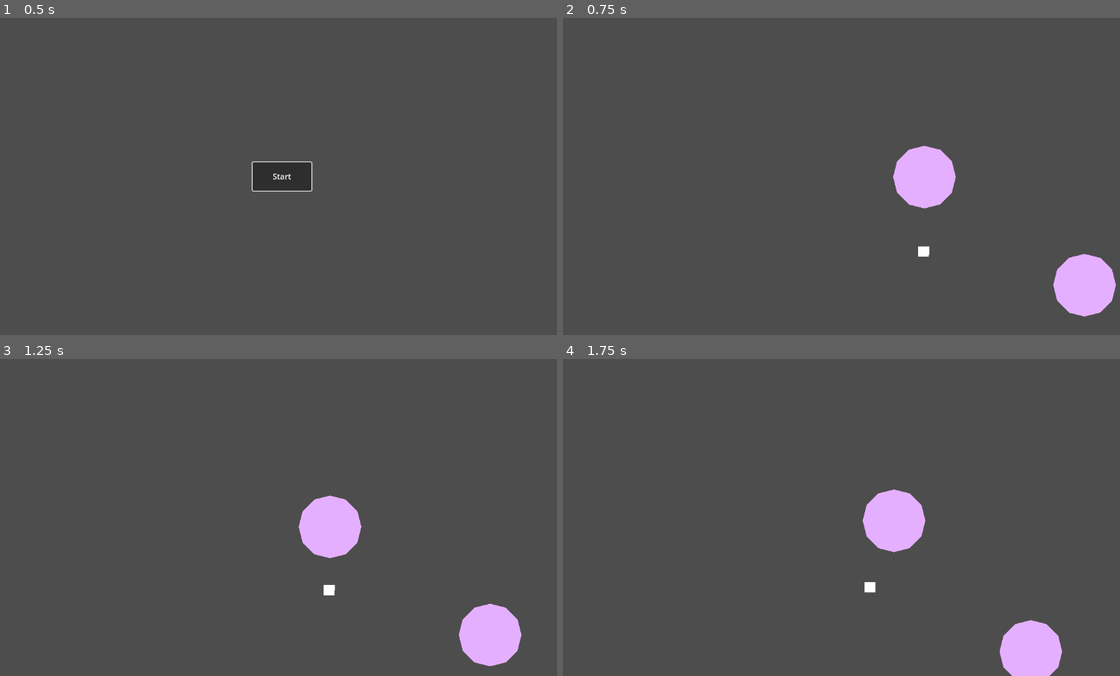
Above: before the commit, frames 1-4 (two rows, left to right).
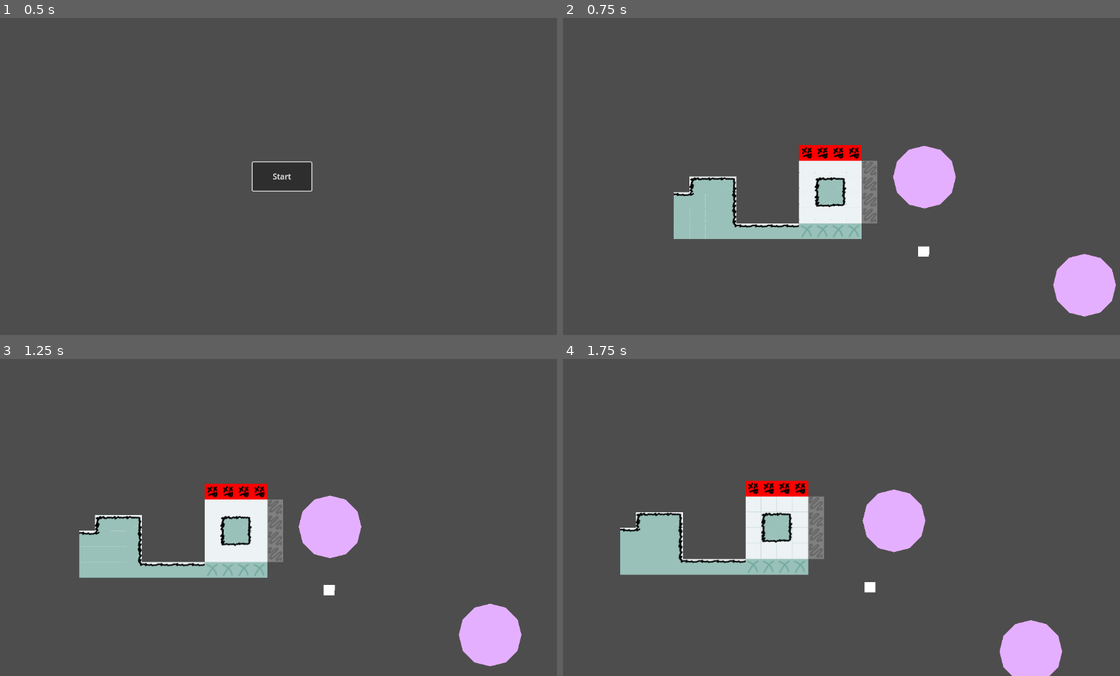
Above: after the commit, the same moments.

Repository: theascone/ggj25
Game: Godot game, scene res://scenes/menu.tscn
Two runs of this game, one before a commit and one after it. Both use one fixed random seed, a clock stepped at 60 frames per second and the inputs below.
Inputs:
- Up to frame 1 (0.5 s): no input
- Up to frame 2 (0.75 s): click "Start" at 0.5 s
- Up to frame 3 (1.25 s): no input
- Up to frame 4 (1.75 s): tap Enter (ui_accept) at 1.25, 1.52 s; hold D (move_right) from 1.28 s (still down); hold Space (split) from 1.28 s (still down)

Frame 1 is identical in both runs. In frame 2, 6.5% of the frame differs, in the area x 19-57%, y 40-70%; in frame 3, 6.5%; in frame 4, 6.6%, in the area x 10-47%, y 38-69%.

Commit message:
Added two tilesets, one rudimentary wall and a developer/level design tileset vor easy level painting

Diff:
--- /dev/null
+++ b/assets/tilesets/developer_tileset-02.svg
@@ -0,0 +1,137 @@
+<?xml version="1.0" encoding="utf-8"?>
+<!-- Generator: Adobe Illustrator 23.0.1, SVG Export Plug-In . SVG Version: 6.00 Build 0)  -->
+<svg version="1.1" id="Ebene_1" xmlns="http://www.w3.org/2000/svg" xmlns:xlink="http://www.w3.org/1999/xlink" x="0px" y="0px"
+	 viewBox="0 0 224 96" style="enable-background:new 0 0 224 96;" xml:space="preserve">
+<style type="text/css">
+	.st0{fill:#EDF2F4;}
+	.st1{fill:none;}
+	.st2{fill:none;stroke:#99C1B9;stroke-width:3;stroke-linecap:round;stroke-linejoin:round;}
+	.st3{fill:none;stroke:#000000;stroke-width:3;stroke-linecap:round;stroke-linejoin:round;}
+	.st4{fill:#99C1B9;}
+	.st5{fill:#FF0000;}
+	.st6{fill:#EDAFB8;}
+	.st7{fill:#D67B8C;}
+	.st8{fill:#F7E1D7;}
+	.st9{fill:#EDB8A4;}
+	.st10{fill:#DEDBD2;}
+	.st11{fill:#CCC2A8;}
+	.st12{fill:#6FA59B;}
+	.st13{fill:#C8B6FF;}
+	.st14{fill:#8E7DBE;}
+	.st15{fill:#4A5759;}
+	.st16{fill:#A2D2FF;}
+	.st17{fill:#2F3E3F;}
+	.st18{fill:#333333;}
+	.st19{fill:#808080;}
+	.st20{fill:#A3B18A;}
+	.st21{fill:none;stroke:#EDF2F4;stroke-width:3;stroke-linecap:round;stroke-linejoin:round;}
+	.st22{fill:#666666;}
+	.st23{fill:#74AA9F;}
+	.st24{fill:#F1E3D3;}
+	.st25{fill:#B0C4B1;}
+</style>
+<g>
+	<rect x="0" class="st5" width="32" height="32"/>
+</g>
+<rect x="0" y="32" class="st6" width="32" height="32"/>
+<rect x="0" y="64" class="st7" width="32" height="32"/>
+<rect x="32" y="32" class="st8" width="32" height="32"/>
+<rect x="32" y="64" class="st9" width="32" height="32"/>
+<rect x="64" y="32" class="st10" width="32" height="32"/>
+<rect x="64" y="64" class="st11" width="32" height="32"/>
+<g>
+	<rect x="96" y="32" class="st4" width="32" height="32"/>
+</g>
+<rect x="96" y="64" class="st12" width="32" height="32"/>
+<rect x="128" y="32" class="st13" width="32" height="32"/>
+<rect x="128" y="64" class="st14" width="32" height="32"/>
+<rect x="160" y="32" class="st15" width="32" height="32"/>
+<rect x="160" class="st16" width="32" height="32"/>
+<g>
+	<rect x="192" class="st5" width="32" height="32"/>
+</g>
+<rect x="160" y="64" class="st17" width="32" height="32"/>
+<g>
+	<rect x="192" y="32" class="st18" width="32" height="32"/>
+</g>
+<g>
+	<rect x="192" y="64" width="32" height="32"/>
+</g>
+<g>
+	<rect x="32" class="st1" width="32" height="32"/>
+</g>
+<g>
+	<rect x="64" class="st19" width="32" height="32"/>
+</g>
+<g>
+	<rect x="96" class="st4" width="32" height="32"/>
+</g>
+<rect x="128" class="st20" width="32" height="32"/>
+<rect x="32" class="st0" width="32" height="32"/>
+<g>
+	<g>
+		<path d="M6.1,9.6c2.1,1.8,4.3,3.6,6.5,5.3c1.5,1.2,3.6-0.9,2.1-2.1c-2.2-1.7-4.4-3.5-6.5-5.3C6.8,6.3,4.6,8.4,6.1,9.6L6.1,9.6z"/>
+	</g>
+</g>
+<g>
+	<g>
+		<path d="M8.8,17.6c1.7-3.9,3.9-7.4,6.7-10.6c1.3-1.4-0.8-3.6-2.1-2.1c-3,3.4-5.4,7.1-7.2,11.2C5.5,17.8,8.1,19.4,8.8,17.6
+			L8.8,17.6z"/>
+	</g>
+</g>
+<g>
+	<g>
+		<path d="M17.6,8.2c0.8,1.1,1.6,2.1,2.5,3.1c0.9,0.9,2.1,1.7,2.8,2.8c1,1.6,3.6,0.1,2.6-1.5c-0.7-1.1-1.7-1.9-2.7-2.8
+			c-1-0.9-1.8-1.9-2.6-3C19.1,5.2,16.5,6.7,17.6,8.2L17.6,8.2z"/>
+	</g>
+</g>
+<g>
+	<g>
+		<path d="M19.3,16.4c1.4-3.1,3.2-6,5.5-8.6c1.3-1.4-0.8-3.6-2.1-2.1c-2.5,2.7-4.5,5.8-5.9,9.2C16,16.7,18.5,18.2,19.3,16.4
+			L19.3,16.4z"/>
+	</g>
+</g>
+<g>
+	<g>
+		<path d="M9.2,24.3c5.2-2.1,10.6-3.7,16.1-4.7c-0.3-1-0.5-1.9-0.8-2.9c-0.2,0.1-0.3,0.1-0.5,0.2c-1.8,0.6-1,3.5,0.8,2.9
+			c0.2-0.1,0.3-0.1,0.5-0.2c1.8-0.6,1.1-3.2-0.8-2.9c-5.5,1-10.9,2.6-16.1,4.7C6.6,22.1,7.4,25,9.2,24.3L9.2,24.3z"/>
+	</g>
+</g>
+<g>
+	<g>
+		<path d="M14.9,21.5c0.9,3,3.8,6.1,7.2,5.5c3.8-0.7,4-4.9,3.5-7.9c-0.3-1.9-3.2-1.1-2.9,0.8c0.2,1.4,0.6,4.3-1.6,4.2
+			c-1.7-0.1-2.9-1.9-3.3-3.3C17.2,18.8,14.3,19.6,14.9,21.5L14.9,21.5z"/>
+	</g>
+</g>
+<g>
+	<g>
+		<path d="M18.7,21.5c-0.2-0.1,0.1,0.2,0.2,0.2c0.1,0.1,0.1,0.2,0.1,0.1c0,0.1,0.1,0.1,0.1,0.2c0.2,0.3,0.4,0.6,0.5,0.9
+			c0.4,0.7,1.4,0.9,2.1,0.5c0.7-0.4,0.9-1.3,0.5-2.1c-0.5-1-1.1-1.8-2-2.4c-0.7-0.5-1.7-0.1-2.1,0.5C17.7,20.2,18,21,18.7,21.5
+			L18.7,21.5z"/>
+	</g>
+</g>
+<g>
+	<g>
+		<path class="st22" d="M68.1,5.4c3.6-3.6-0.2,0.9-0.6,1.4c-0.7,1.1-1.4,2.2-1.7,3.6c-0.2,1.1-0.3,2.8,0.5,3.7c2.8,2.9,8-2.4,9.9-4
+			c1.3-1.1,4.3-4.5,6.2-4.5c2.1,0-0.7,1.5-1.4,2.2c-2.4,2.2-5.1,4.1-7.5,6.3c-2.5,2.3-7.8,7.4-4.9,11.3c2.6,3.7,7.8-0.8,10-2.6
+			c2.6-2.2,5-4.6,7.6-6.8c0.2-0.1,3.6-3.8,3.9-1.3c0.1,1-3,3.7-3.7,4.5c-1.7,1.8-7,6.7-4.7,9.6c2.7,3.3,8.4-2.8,10.7-3.7
+			c-0.6-0.6-1.2-1.2-1.8-1.8c-0.3,2-1.1,3.3-0.5,5.3c0.6,1.8,3.5,1,2.9-0.8c-0.4-1.2,0.3-2.5,0.5-3.7c0.2-1-0.7-2.3-1.8-1.8
+			c-1.7,0.7-4.2,3.4-5.8,3.5c-2.2,0.2,0.7-2.3,1.3-2.9c0.8-0.9,1.6-1.7,2.4-2.6c1.7-1.8,6.1-6.2,4-9c-2-2.7-5.9,0-7.8,1.4
+			c-2.2,1.7-4.1,3.6-6.1,5.4c-1.1,1-2.2,2-3.4,2.9c-0.7,0.6-1.5,1.2-2.4,1.7c-2.1-1.1-2.5-2.1-1.1-3.2c1-2.5,19.9-14.2,12.7-17.3
+			c-3.2-1.4-7.7,3-9.9,4.8c-0.6,0.5-4.2,3.9-4.6,3.7c-2.4-0.7,0.9-4.1,1.4-4.8c1-1.3,1.8-2.4,1.2-4c-0.2-0.5-0.5-1-1-1
+			c-2.5-0.4-4.6,0.7-6.3,2.5C64.6,4.7,66.7,6.8,68.1,5.4L68.1,5.4z"/>
+	</g>
+</g>
+<g>
+	<g>
+		<path class="st23" d="M103.5,28.2c4-7.8,10.3-18,18.5-22c1.7-0.8,0.2-3.4-1.5-2.6C112,7.7,105.2,18.4,101,26.6
+			C100.1,28.4,102.7,29.9,103.5,28.2L103.5,28.2z"/>
+	</g>
+</g>
+<g>
+	<g>
+		<path class="st23" d="M100.5,6.6c4.4,1.9,8.6,4.2,12,7.7c3.5,3.6,4.8,7.6,6.4,12.2c0.6,1.8,3.5,1,2.9-0.8
+			c-1.7-4.7-2.9-8.8-6.3-12.6C111.8,9,107,6.2,102,4C100.2,3.2,98.7,5.8,100.5,6.6L100.5,6.6z"/>
+	</g>
+</g>
+</svg>
--- /dev/null
+++ b/assets/tilesets/green_borders_Zeichenfläche 1.svg
@@ -0,0 +1,94 @@
+<?xml version="1.0" encoding="utf-8"?>
+<!-- Generator: Adobe Illustrator 23.0.1, SVG Export Plug-In . SVG Version: 6.00 Build 0)  -->
+<svg version="1.1" id="Ebene_1" xmlns="http://www.w3.org/2000/svg" xmlns:xlink="http://www.w3.org/1999/xlink" x="0px" y="0px"
+	 viewBox="0 0 224 96" style="enable-background:new 0 0 224 96;" xml:space="preserve">
+<style type="text/css">
+	.st0{fill:#EDF2F4;}
+	.st1{fill:none;}
+	.st2{fill:none;stroke:#99C1B9;stroke-width:3;stroke-linecap:round;stroke-linejoin:round;}
+	.st3{fill:none;stroke:#000000;stroke-width:3;stroke-linecap:round;stroke-linejoin:round;}
+	.st4{fill:#99C1B9;}
+	.st5{fill:none;stroke:#EDF2F4;stroke-width:3;stroke-linecap:round;stroke-linejoin:round;}
+</style>
+<rect class="st0" width="96" height="96"/>
+<g>
+	<rect class="st1" width="96" height="96"/>
+</g>
+<g>
+	<g>
+		<polyline class="st2" points="3.2,6.9 5.8,5.5 5.7,8.8 15.5,3.1 8,11.1 15.3,6.9 4,17.7 26.1,4.9 1.7,22.3 34.2,3.6 4.2,24.1
+			38.9,4.1 2.2,29.2 41.1,6.7 7.3,29.5 47.6,6.3 7.4,32.9 56.3,4.7 7.2,36.8 62.4,4.9 5.8,41 70.8,3.5 3.8,44.6 70,6.4 7.4,46.2
+			79.7,4.5 6.5,50.7 82.4,6.8 1.6,56.7 90,5.7 6.2,57.5 90.5,8.8 5.3,60.9 87.8,13.3 5.1,64.1 87.9,16.3 5.6,66.2 89.3,17.8
+			7.7,69.4 91.5,21 1.7,75.4 90.7,24 4.9,76.4 92.7,25.7 2.5,82.1 92.1,30.4 3.3,85.3 89.3,35.7 2.8,89 93.2,36.8 6,91.6 88.3,44.1
+			13.9,90.5 89.4,46.9 19.2,91.8 89.5,51.2 29.9,89.9 88.9,55.8 32.1,92.8 90.6,59.1 40.9,92 93.7,61.5 51,90.4 94.1,65.5 53.5,92
+			90.8,70.4 64.6,89.3 89.7,74.8 68.9,91 93.3,77 76.5,89.1 92.4,80 80.5,89.6 93,82.4 85,89.7 89.4,87.2 89.8,90.6 92.7,88.9 		"/>
+		<g>
+			<polyline class="st3" points="8.8,4.5 11.2,3.1 11.6,6.6 17.6,3.1 18.6,6.4 20.4,5.4 22.6,6.5 26.7,4.1 28.9,5.5 30.5,4.5
+				35.9,5.8 40.7,3.1 41.2,7.1 47.5,3.4 50.7,5.5 52.3,4.5 57.5,5.5 59.1,4.5 63.6,4.5 65.9,3.1 65.5,6.7 71.5,3.2 75.6,5.4
+				77.2,4.5 79.7,5.4 81.3,4.5 85.2,5.4 86.8,4.5 90.5,5.6 91.4,5.1 90.5,10.1 91.4,9.5 90.7,13.9 93,12.5 90.5,17.8 91.4,17.3
+				90.5,21.9 91.5,21.4 90.3,26.5 94.6,24 89.3,31.3 91.7,29.9 92,33.6 94.3,32.3 90.5,38.5 91.5,38 90.5,41.5 91.5,41 88.1,47.6
+				89.7,46.6 90.5,49.9 91.5,49.4 88,55.3 93.8,52.1 90.5,56.9 91.5,56.3 88,61.9 89.9,60.8 90.5,63.9 91.5,63.4 90.4,67.1
+				92.2,66.1 88.9,71.4 91.5,70 90.5,74.4 91.5,73.9 91.7,77.5 93.4,76.6 90.6,81.7 91.5,81.2 90.8,84.7 93,83.4 90.6,88.7
+				91.5,88.2 			"/>
+			<polyline class="st3" points="2.8,6.5 5.3,5 5.2,8.3 8.8,6.2 4.6,12.4 5.4,11.8 3.5,17.2 5.7,15.9 1.3,21.8 7.9,18 3.7,23.7
+				7,21.8 1.7,28.7 2.5,28.3 4.6,30.4 5.5,29.9 4.6,33.8 5.5,33.3 4.6,37.6 5.5,37.1 5.3,40.6 8,39 4.6,43.4 5.5,42.9 4.6,47.1
+				5.5,46.6 4.6,51 5.5,50.5 1.1,56.3 4.5,54.3 4.6,57.7 5.5,57.2 4.6,60.6 5.5,60.1 4.6,63.6 5.5,63.1 4.6,66 5.5,65.5 4.6,70.4
+				5.5,69.9 1.2,74.9 5.3,72.6 4.5,76 7.3,74.4 2,81.6 6.6,79 2.8,84.9 3.8,84.3 2.3,88.6 7.7,85.4 3.9,92.1 3.9,92.1 10.9,91.5
+				12.5,90.6 17.1,92.3 18.6,91.4 25.9,91.5 27.5,90.6 30,93.3 34.3,90.8 38.8,92.5 44.8,89 48.9,90.8 52.5,88.8 51.4,92.5
+				54.6,90.6 59.5,91.5 61.1,90.5 66.8,91.5 70.8,89.2 71.2,91.5 72.8,90.5 78.4,90.1 79.5,89.4 80.6,91.4 82.2,90.5 87.7,91
+				90.3,89.5 			"/>
+		</g>
+	</g>
+</g>
+<rect x="96" class="st0" width="32" height="32"/>
+<g>
+	<rect x="128" class="st4" width="32" height="32"/>
+</g>
+<g>
+	<rect x="128" y="32" class="st4" width="32" height="32"/>
+</g>
+<rect x="160" y="32" class="st0" width="32" height="32"/>
+<g>
+	<rect x="160" class="st4" width="32" height="32"/>
+</g>
+<g>
+	<rect x="192" class="st4" width="32" height="32"/>
+</g>
+<g>
+	<rect x="192" y="32" class="st4" width="32" height="32"/>
+</g>
+<g>
+	<rect x="192" y="64" class="st4" width="32" height="32"/>
+</g>
+<g>
+	<rect x="160" y="64" class="st4" width="32" height="32"/>
+</g>
+<g>
+	<rect x="128" y="64" class="st4" width="32" height="32"/>
+</g>
+<rect x="96" y="64" class="st0" width="32" height="32"/>
+<g>
+	<rect x="96" y="64" class="st4" width="32" height="32"/>
+</g>
+<g>
+	<rect x="96" y="32" class="st4" width="32" height="32"/>
+</g>
+<g>
+	<g>
+		<polyline class="st5" points="155.5,27.6 157.6,26.4 156,29.9 159.8,27.7 155.9,33.5 166.4,27.4 152.8,38.9 174.4,26.4
+			154.6,42.1 183.6,25.3 156.5,45.5 189.2,26.7 155.7,48.6 193.4,26.8 156.8,51.8 200,26.8 158.3,53.5 197.5,30.9 154.3,58.2
+			196.1,34.1 153.6,62.3 199.5,35.8 154.9,65.4 195,42.2 157.4,67.2 199.5,42.9 159.8,69.8 198,47.8 168.2,67.9 199.5,49.9
+			169.7,70.2 195.5,55.3 178.3,69.5 196.9,58.7 183.3,70.4 194,64.2 191.5,69.4 196.8,66.3 		"/>
+		<g>
+			<polyline class="st3" points="154.2,29.1 156.1,28 160.8,28.4 162,27.8 168.7,27.5 170.3,26.5 172.9,29.1 179,25.6 180.5,28.3
+				182.2,27.3 189.5,26.5 190.9,25.7 193,27.4 194.6,26.5 198.6,28.5 200.1,27.7 196.5,32.8 197.4,32.3 195.2,37.1 198.8,35
+				199,38.5 199.6,38.2 194.1,45.1 194.5,44.8 196.5,47.9 197.5,47.4 195.5,51.8 199.2,49.6 197.1,53.8 197.8,53.3 195,59.2
+				196.5,58.3 196.5,61.2 197.5,60.6 194,67.2 194.7,66.8 			"/>
+			<polyline class="st3" points="155,27.1 157.1,25.9 154.6,30 155.4,29.5 154.6,33.5 155.4,33 152.3,38.4 156.4,36 154.1,41.6
+				158.4,39.1 154.6,45.9 155.5,45.4 155.2,48.1 155.8,47.8 156.3,51.3 158.5,50 154.6,54.9 155.5,54.4 153.8,57.7 154.6,57.3
+				153.1,61.9 158,59 154.6,64.8 155.5,64.3 156.9,66.8 158,66.2 157.6,70.3 161.7,68 166,68.4 168.3,67.1 167.6,70.7 169.8,69.4
+				176.1,70 178.5,68.6 181.2,70.9 182.2,70.3 189.4,69.9 191.5,68.6 195,70 199.7,67.3 			"/>
+		</g>
+	</g>
+</g>
+</svg>
--- a/scenes/level1.tscn
+++ b/scenes/level1.tscn
@@ -1,9 +1,130 @@
-[gd_scene load_steps=6 format=3 uid="uid://bwv0gxs8blh0l"]
+[gd_scene load_steps=11 format=3 uid="uid://bwv0gxs8blh0l"]
 
 [ext_resource type="PackedScene" uid="uid://bpdxao1oh1o1u" path="res://scenes/bubble.tscn" id="1_wyawi"]
 [ext_resource type="Script" path="res://scripts/spike.gd" id="2_t6odd"]
-[ext_resource type="PackedScene" path="res://scenes/player.tscn" id="2_y6y1y"]
+[ext_resource type="PackedScene" uid="uid://bin1esr2i0gfc" path="res://scenes/player.tscn" id="2_y6y1y"]
 [ext_resource type="Script" path="res://scripts/camera.gd" id="3_5n70l"]
+[ext_resource type="Texture2D" uid="uid://d10bmui0oc2f3" path="res://assets/tilesets/green_borders_Zeichenfläche 1.svg" id="3_v24eh"]
+[ext_resource type="Texture2D" uid="uid://cm7yhu1u3kra1" path="res://assets/tilesets/developer_tileset-02.svg" id="4_o8wrh"]
+
+[sub_resource type="TileSetAtlasSource" id="TileSetAtlasSource_022k1"]
+texture = ExtResource("3_v24eh")
+texture_region_size = Vector2i(32, 32)
+use_texture_padding = false
+0:0/0 = 0
+1:0/0 = 0
+2:0/0 = 0
+3:0/0 = 0
+4:0/0 = 0
+5:0/0 = 0
+6:0/0 = 0
+7:0/0 = 0
+8:0/0 = 0
+9:0/0 = 0
+10:0/0 = 0
+11:0/0 = 0
+12:0/0 = 0
+13:0/0 = 0
+0:1/0 = 0
+1:1/0 = 0
+2:1/0 = 0
+3:1/0 = 0
+4:1/0 = 0
+5:1/0 = 0
+6:1/0 = 0
+7:1/0 = 0
+8:1/0 = 0
+9:1/0 = 0
+10:1/0 = 0
+11:1/0 = 0
+12:1/0 = 0
+13:1/0 = 0
+0:2/0 = 0
+1:2/0 = 0
+2:2/0 = 0
+3:2/0 = 0
+4:2/0 = 0
+5:2/0 = 0
+6:2/0 = 0
+7:2/0 = 0
+8:2/0 = 0
+9:2/0 = 0
+10:2/0 = 0
+11:2/0 = 0
+12:2/0 = 0
+13:2/0 = 0
+0:3/0 = 0
+1:3/0 = 0
+2:3/0 = 0
+3:3/0 = 0
+4:3/0 = 0
+5:3/0 = 0
+6:3/0 = 0
+7:3/0 = 0
+8:3/0 = 0
+9:3/0 = 0
+10:3/0 = 0
+11:3/0 = 0
+12:3/0 = 0
+13:3/0 = 0
+0:4/0 = 0
+1:4/0 = 0
+2:4/0 = 0
+3:4/0 = 0
+4:4/0 = 0
+5:4/0 = 0
+6:4/0 = 0
+7:4/0 = 0
+8:4/0 = 0
+9:4/0 = 0
+10:4/0 = 0
+11:4/0 = 0
+12:4/0 = 0
+13:4/0 = 0
+0:5/0 = 0
+1:5/0 = 0
+2:5/0 = 0
+3:5/0 = 0
+4:5/0 = 0
+5:5/0 = 0
+6:5/0 = 0
+7:5/0 = 0
+8:5/0 = 0
+9:5/0 = 0
+10:5/0 = 0
+11:5/0 = 0
+12:5/0 = 0
+13:5/0 = 0
+
+[sub_resource type="TileSetAtlasSource" id="TileSetAtlasSource_y83o2"]
+texture = ExtResource("4_o8wrh")
+texture_region_size = Vector2i(32, 32)
+0:0/0 = 0
+1:0/0 = 0
+2:0/0 = 0
+3:0/0 = 0
+4:0/0 = 0
+5:0/0 = 0
+6:0/0 = 0
+0:1/0 = 0
+1:1/0 = 0
+2:1/0 = 0
+3:1/0 = 0
+4:1/0 = 0
+5:1/0 = 0
+6:1/0 = 0
+0:2/0 = 0
+1:2/0 = 0
+2:2/0 = 0
+3:2/0 = 0
+4:2/0 = 0
+5:2/0 = 0
+6:2/0 = 0
+
+[sub_resource type="TileSet" id="TileSet_uh3u2"]
+tile_size = Vector2i(32, 32)
+sources/0 = SubResource("TileSetAtlasSource_022k1")
+sources/1 = SubResource("TileSetAtlasSource_y83o2")
 
 [sub_resource type="RectangleShape2D" id="RectangleShape2D_87ar2"]
 
@@ -17,7 +138,10 @@
 bubble_scene = ExtResource("1_wyawi")
 
 [node name="TileMap" type="TileMap" parent="."]
+tile_set = SubResource("TileSet_uh3u2")
+rendering_quadrant_size = 32
 format = 2
+layer_0/tile_data = PackedInt32Array(0, 131072, 0, 65535, 0, 0, 131071, 0, 2, 65536, 131072, 2, 65537, 196608, 0, 1, 196608, 0, -65535, 196608, 0, -65536, 196608, 0, -1, 196608, 0, -2, 196608, 0, 65534, 196608, 0, 131070, 196608, 0, 196606, 196608, 0, 196607, 196608, 0, 131072, 196608, 0, 131073, 196608, 0, -65538, 1, 0, -65537, 1, 0, -131072, 1, 0, -131071, 1, 0, -65534, 131073, 0, 2, 131073, 0, 65538, 131073, 0, 131074, 131073, 0, 262142, 196609, 0, 262143, 196609, 0, 196608, 196609, 0, 196609, 196609, 0, 262141, 327680, 2, 262140, 327680, 2, 262139, 327680, 2, 262138, 327680, 2, 262137, 262144, 2, 196601, 262144, 1, 131065, 262144, 1, 65529, 131072, 0, 65528, 65536, 0, 65527, 0, 0, 131063, 393216, 2, 131062, 327680, 2, 131064, 196608, 1, 196600, 196608, 1, 262136, 196608, 1, 262135, 196608, 1, 196599, 196608, 1, 196598, 196608, 1, 262134, 196608, 1)
 
 [node name="Camera2D" type="Camera2D" parent="."]
 script = ExtResource("3_5n70l")
Not shown, added: assets/tilesets/developer_tileset-02.svg.import
Not shown, added: assets/tilesets/green_borders_Zeichenfläche 1.svg.import
